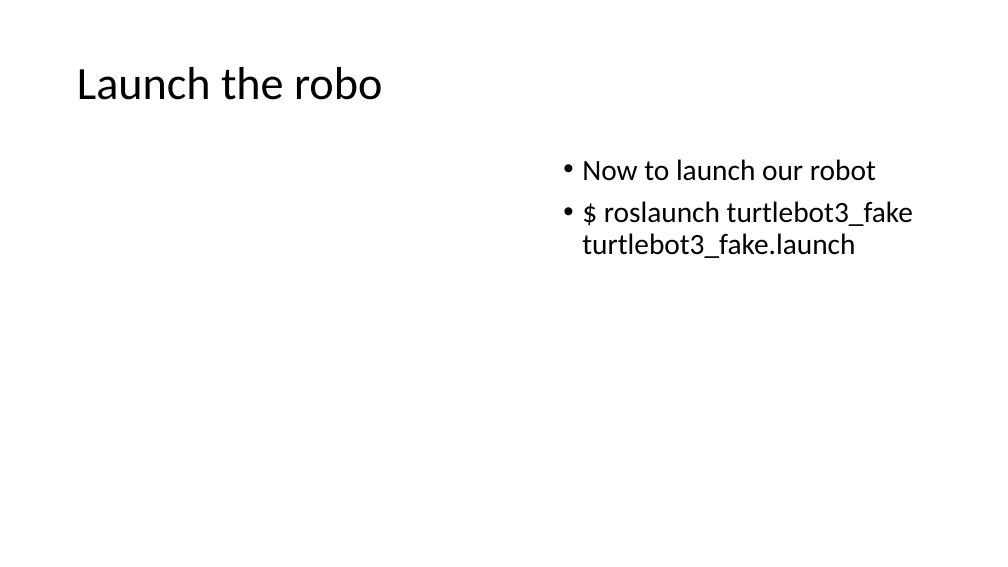
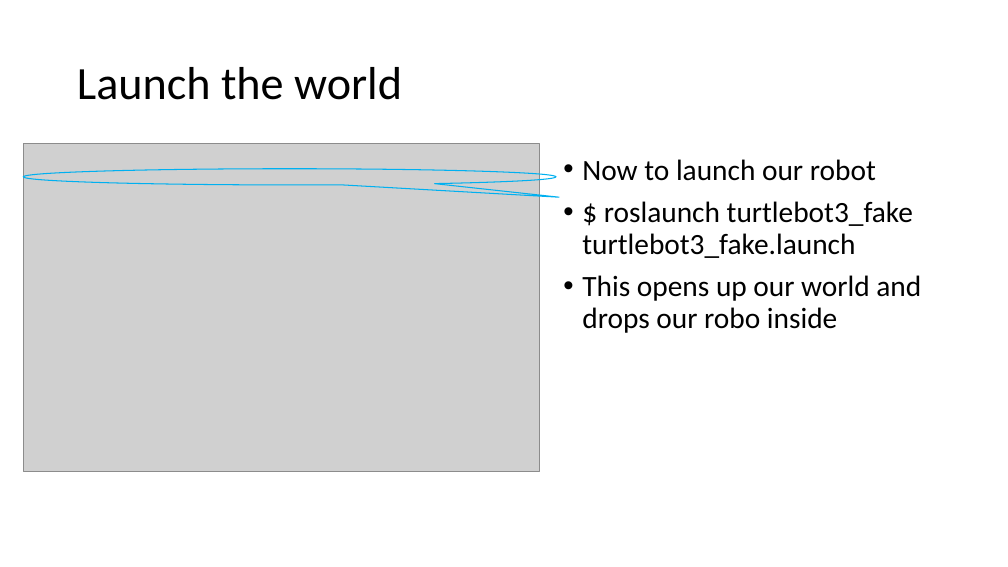
Before and after one commit to JacobLMiller/BTArobot, a slide deck: slide 17 of Tutorials/MainTutorial.pptx (slide 14 before the commit). Drawn at 1008x567 pixels with LibreOffice and Linux fonts; fonts in the diff are those of the drawing; grey boxes stand for pictures. Boxes give left, top, right and bottom in pixels: in the first picture for what was removed or moved away, otherwise in the second. Text is boxed around its words. In the diff, an @@ line names an element or a change of style, - is before the commit and + after.

```diff
--- a/Tutorials/MainTutorial.pptx
+++ b/Tutorials/MainTutorial.pptx
@@ title at <box>77,67,402,100</box>: text changed @@
-Launch the robo
+Launch the world
@@ picture added at <box>23,144,539,472</box> @@
@@ speech bubble added at <box>23,169,556,185</box>, outline #00B0F0 1 pt @@
@@ text at <box>582,275,921,333</box>: paragraph added @@
+• This opens up our world and drops our robo inside
```
Also in this commit, not shown: 3 other slides changed, 7 slides added, 2 slides removed.
